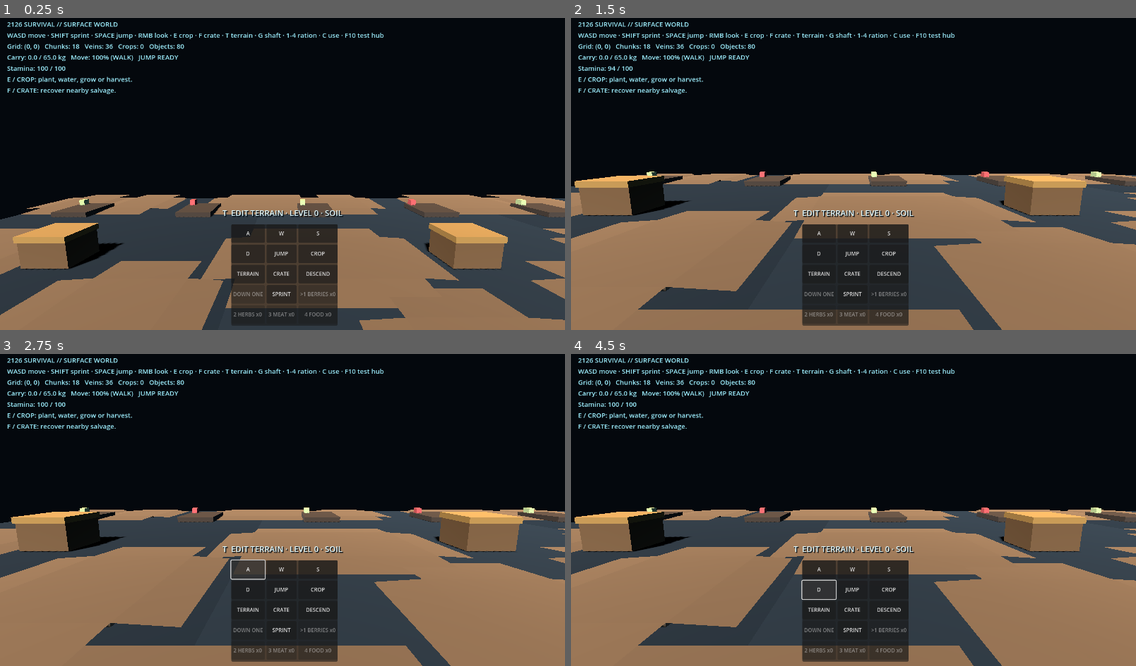
Above: before the commit, frames 1-4 (two rows, left to right).
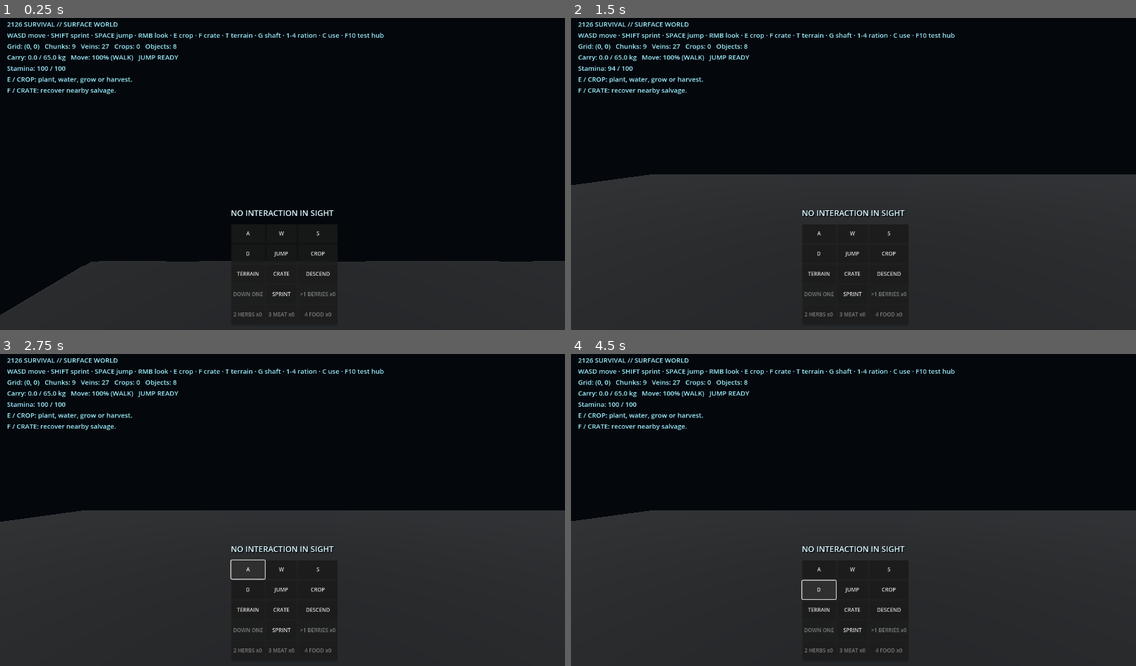
Above: after the commit, the same moments.

Repository: qaqp980520-prog/2126-Survival
Game: Godot game, scene res://world/SurfaceWorld.tscn
Same seed, same stepped clock (60 frames per second), same inputs: the game is played once before the commit and once after it.
Inputs (mouse positions are in pixels of both pictures, inside the frame that each line leads up to):
- Up to frame 1 (0.25 s): no input
- Up to frame 2 (1.5 s): tap Enter at 0.5 s; move the mouse to (977, 155) at 0.52 s; hold Right 0.53-1.25 s; tap Q at 0.6 s; click (977, 155) at 0.67 s; tap Space at 0.77 s; drag from (740, 186) to (825, 236) at 1.27 s
- Up to frame 3 (2.75 s): click "A" at 2 s
- Up to frame 4 (4.5 s): click "W" at 2.75 s; click "S" at 3.5 s; click "D" at 4.25 s

The runs differ from the first frame. In frame 1, 36% of the frame differs, in the area x 0-100%, y 8-100%; in frame 2, 40%; in frame 3, 40%; in frame 4, 40%.
Error after the commit: Parse Error: Identifier "BOX_HEIGHT" not declared in the current scope. (res://systems/SurfaceTerrainPatch.gd:130)

Commit message:
Run 81: assign placeholder meshes before adding terrain segment visuals

Diff:
--- a/systems/SurfaceTerrainPatch.gd
+++ b/systems/SurfaceTerrainPatch.gd
@@ -126,11 +126,17 @@
 func _build_visual() -> void:
 	_surface_mesh=MeshInstance3D.new()
 	_surface_mesh.name="TerrainSurfaceMesh"
+	var initial_surface_mesh := BoxMesh.new()
+	initial_surface_mesh.size = Vector3(PATCH_SIZE, BOX_HEIGHT, PATCH_SIZE)
+	_surface_mesh.mesh = initial_surface_mesh
 	_collision_body.add_child(_surface_mesh)
 	for x_index in range(3):
 		for z_index in range(3):
 			var segment := MeshInstance3D.new()
 			segment.name = "TerrainSurfaceSegment_X%d_Z%d" % [x_index, z_index]
+			var initial_segment_mesh := BoxMesh.new()
+			initial_segment_mesh.size = Vector3(0.1, BOX_HEIGHT, 0.1)
+			segment.mesh = initial_segment_mesh
 			segment.visible = false
 			_collision_body.add_child(segment)
 			_surface_segments["%d:%d" % [x_index, z_index]] = segment
